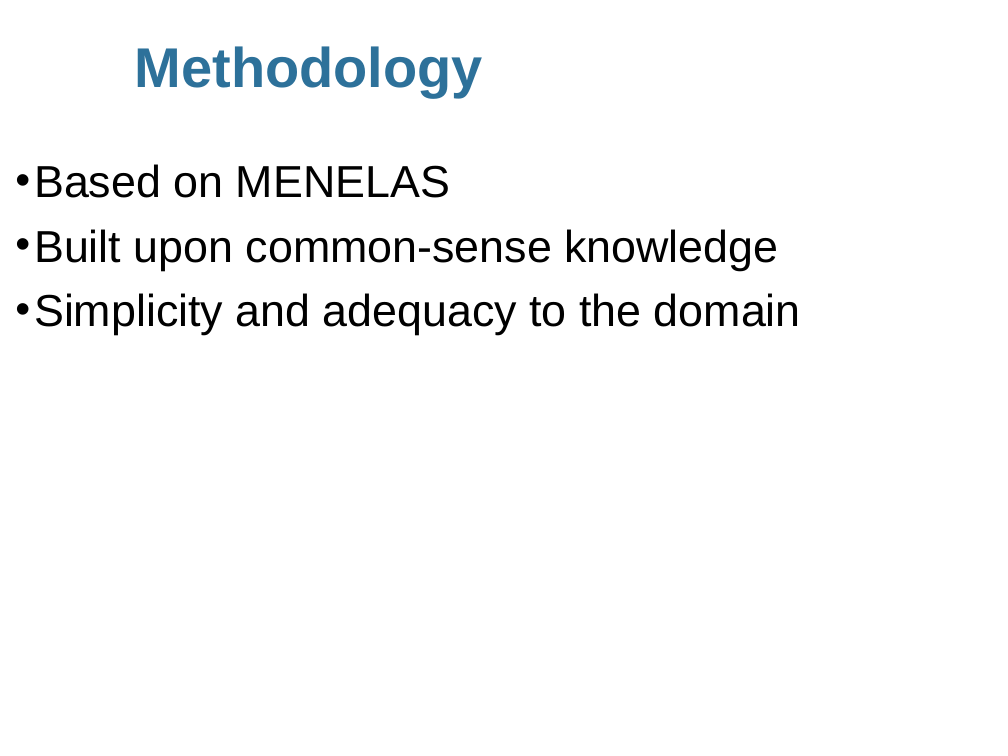
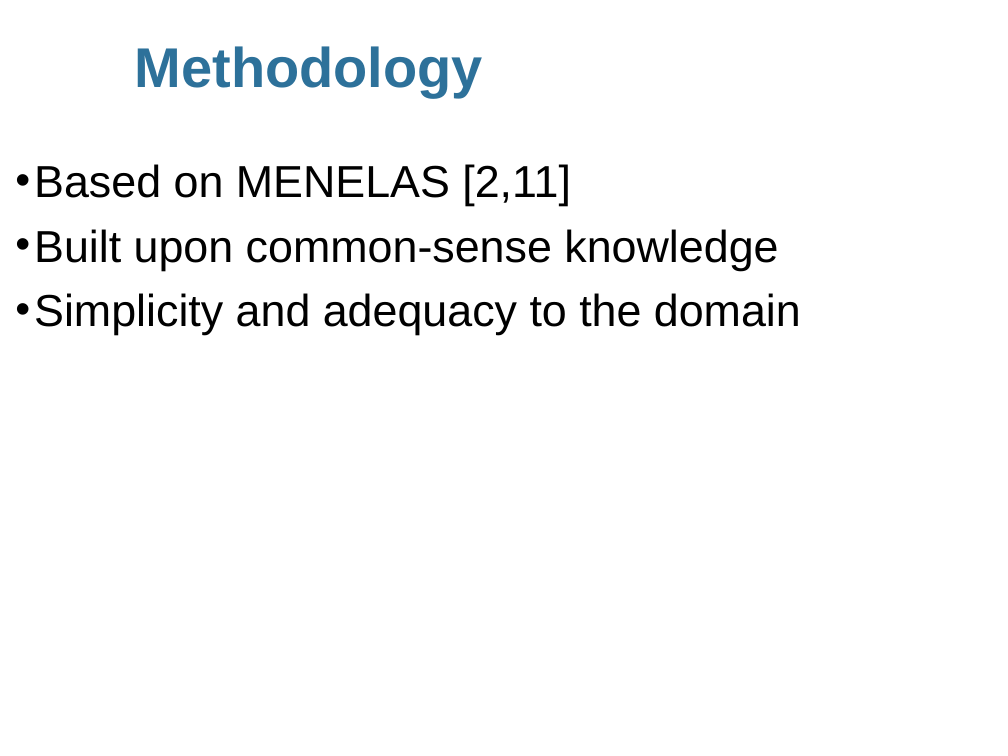
Before and after one commit to LUDES-PESC/Generico, a slide deck: slide 6 of Artigos Apresentados/SBGames2017_Onthology.pptx. Drawn at 1008x756 pixels with LibreOffice and Linux fonts; fonts in the diff are those of the drawing; background and template pictures are left out. Boxes give left, top, right and bottom in pixels: in the first picture for what was removed or moved away, otherwise in the second. Text is boxed around its words. In the diff, an @@ line names an element or a change of style, - is before the commit and + after.

```diff
--- a/Artigos Apresentados/SBGames2017_Onthology.pptx
+++ b/Artigos Apresentados/SBGames2017_Onthology.pptx
@@ text at [34, 164, 571, 206]: text changed @@
-• Based on MENELAS
+• Based on MENELAS [2,11]
```
Also in this commit, not shown: 3 other slides changed, 3 slides added.
